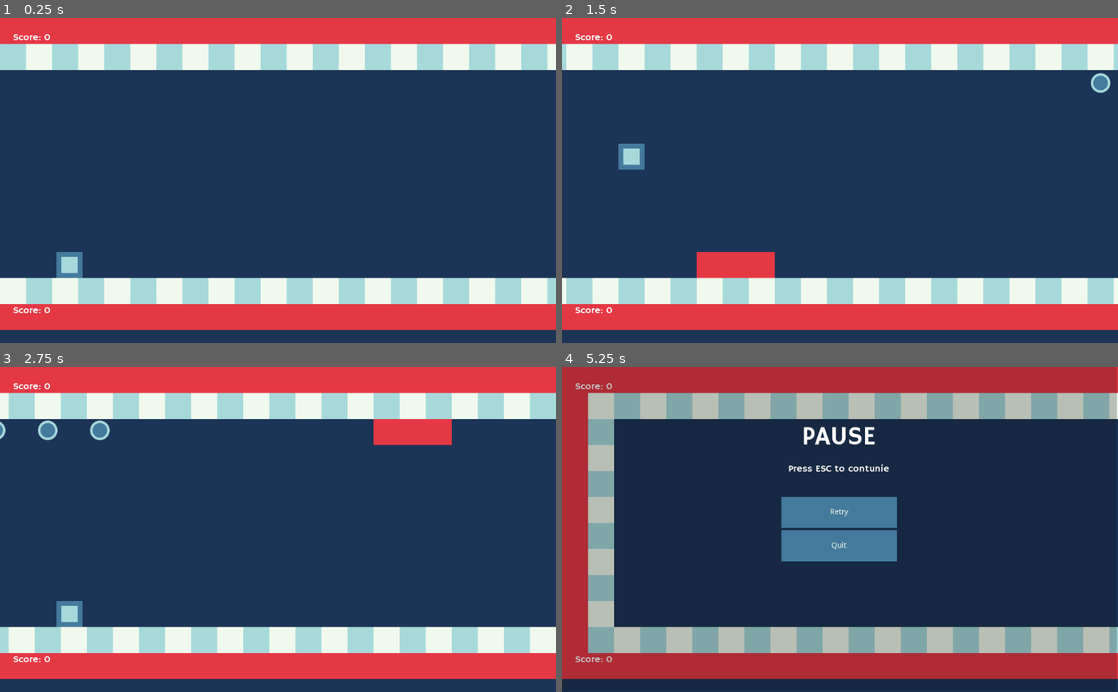
Above: before the commit, frames 1-4 (two rows, left to right).
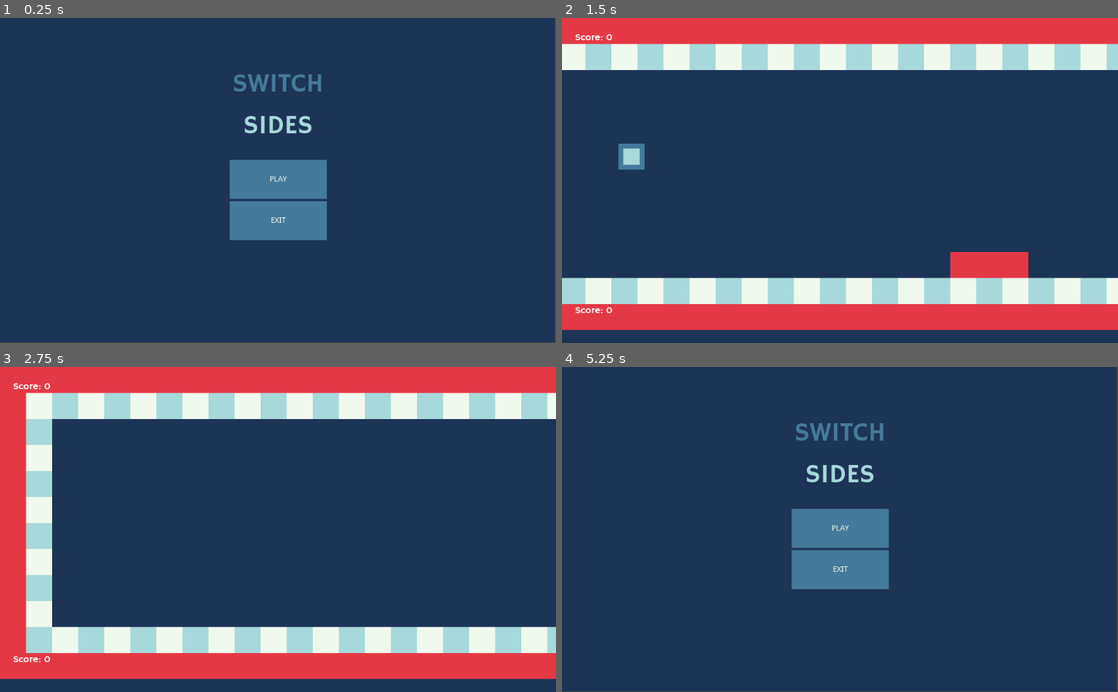
Above: after the commit, the same moments.

Repository: hardwin27/Switch-Sides
Game: Godot game, scene res://UserInterface/MainMenu.tscn
Two runs of this game, one before a commit and one after it. Both use one fixed random seed, a clock stepped at 60 frames per second and the inputs below. Before the commit the project starts from res://Stages/StageTutorial.tscn.
Inputs (mouse positions are in pixels of both pictures, inside the frame that each line leads up to):
- Up to frame 1 (0.25 s): no input
- Up to frame 2 (1.5 s): click (840, 180) at 0.5 s, where only the run after the commit has a clickable "PLAY"; hold Space (switch_sides) from 1.28 s (still down)
- Up to frame 3 (2.75 s): release Space (switch_sides) at 2.03 s; tap Space (switch_sides) at 2.1 s
- Up to frame 4 (5.25 s): hold Space (switch_sides) 2.78-3.53 s; tap Space (switch_sides) at 3.6 s; tap Enter at 4.25 s; hold Space (switch_sides) 4.28-5 s; tap Escape (pause) at 4.9 s; click (840, 571) at 5 s, where only the run after the commit has a clickable "Main Menu"

The runs differ from the first frame. In frame 1, 38% of the frame differs, in the area x 0-100%, y 0-100%; in frame 2, 7.1%; in frame 3, 14%; in frame 4, 43%.

Commit message:
Progress: Change QuitButton from InGameUi to MainMenuButton. MainMenuButton already functional. Add MainMenu with PlayButton and QuitButton that already functional

Diff:
--- a/UserInterface/InGameUi.gd
+++ b/UserInterface/InGameUi.gd
@@ -5,6 +5,9 @@
 onready var score_label_text = score_label_ceiling.text
 onready var scene_tree: = get_tree()
 onready var pause_menu: = $PauseMenu
+onready var main_menu_button: = $PauseMenu/Menu/MainMenu
+
+const main_menu: = "res://UserInterface/MainMenu.tscn"
 
 var paused: = false setget set_paused
 
@@ -16,6 +19,9 @@
 	if event.is_action_pressed("pause"):
 		self.paused = not paused
 
+func _on_QuitButton_pressed():
+	get_tree().change_scene(main_menu)
+	get_tree().paused = false
 
 func _on_RetryButton_pressed():
 	PlayerData.score = 0
--- a/UserInterface/InGameUi.tscn
+++ b/UserInterface/InGameUi.tscn
@@ -46,9 +46,9 @@
 anchor_left = 0.5
 anchor_right = 0.5
 margin_left = -86.0
-margin_top = 100.306
+margin_top = 163.006
 margin_right = 86.0
-margin_bottom = 161.306
+margin_bottom = 224.006
 text = "PAUSE"
 align = 1
 
@@ -56,9 +56,9 @@
 anchor_left = 0.5
 anchor_right = 0.5
 margin_left = -93.0
-margin_top = 177.285
+margin_top = 239.985
 margin_right = 93.0
-margin_bottom = 201.285
+margin_bottom = 263.985
 text = "Press ESC to contunie"
 align = 1
 
@@ -68,9 +68,9 @@
 anchor_right = 0.5
 anchor_bottom = 0.5
 margin_left = -106.5
-margin_top = -59.5
+margin_top = -13.9
 margin_right = 106.5
-margin_bottom = 59.5
+margin_bottom = 105.1
 __meta__ = {
 "_edit_use_anchors_": false
 }
@@ -85,14 +85,15 @@
 "_edit_use_anchors_": false
 }
 
-[node name="QuitButton" type="Button" parent="PauseMenu/Menu"]
+[node name="MainMenu" type="Button" parent="PauseMenu/Menu"]
 margin_top = 61.0
 margin_right = 213.0
 margin_bottom = 119.0
 size_flags_horizontal = 3
 size_flags_vertical = 3
-text = "Quit"
+text = "Main Menu"
 __meta__ = {
 "_edit_use_anchors_": false
 }
 [connection signal="pressed" from="PauseMenu/Menu/RetryButton" to="." method="_on_RetryButton_pressed"]
+[connection signal="pressed" from="PauseMenu/Menu/MainMenu" to="." method="_on_QuitButton_pressed"]
--- /dev/null
+++ b/UserInterface/MainMenu.gd
@@ -0,0 +1,16 @@
+tool
+extends Control
+
+onready var play_button: = $VBoxContainer/PlayButton
+onready var quit_button: = $VBoxContainer/PlayButton
+
+export(String, FILE) var next_scene_path: = ""
+
+func _on_PlayButton_pressed():
+	get_tree().change_scene(next_scene_path)
+
+func _on_QuitButton_pressed():
+	get_tree().quit()
+
+func _get_configuration_warning() -> String:
+	return "Error. No next_scene_path set yet" if next_scene_path == "" else ""
--- /dev/null
+++ b/UserInterface/MainMenu.tscn
@@ -0,0 +1,87 @@
+[gd_scene load_steps=4 format=2]
+
+[ext_resource path="res://assets/Font/TitleFont.tres" type="DynamicFont" id=1]
+[ext_resource path="res://assets/UiTheme.tres" type="Theme" id=2]
+[ext_resource path="res://UserInterface/MainMenu.gd" type="Script" id=3]
+
+[node name="MainMenu" type="Control"]
+anchor_right = 1.0
+anchor_bottom = 1.0
+theme = ExtResource( 2 )
+script = ExtResource( 3 )
+__meta__ = {
+"_edit_use_anchors_": false
+}
+next_scene_path = "res://Stages/StageTutorial.tscn"
+
+[node name="ColorRect" type="ColorRect" parent="."]
+anchor_right = 1.0
+anchor_bottom = 1.0
+margin_left = -2.33276
+margin_top = -1.16632
+margin_right = -2.33276
+margin_bottom = -1.16632
+color = Color( 0.113725, 0.207843, 0.341176, 1 )
+__meta__ = {
+"_edit_use_anchors_": false
+}
+
+[node name="TitleSwitch" type="Label" parent="."]
+anchor_left = 0.5
+anchor_right = 0.5
+margin_left = -84.0
+margin_top = 92.1417
+margin_right = 84.0
+margin_bottom = 153.142
+custom_fonts/font = ExtResource( 1 )
+custom_colors/font_color = Color( 0.270588, 0.482353, 0.615686, 1 )
+text = "SWITCH"
+align = 1
+__meta__ = {
+"_edit_use_anchors_": false
+}
+
+[node name="TitleSides" type="Label" parent="."]
+anchor_left = 0.5
+anchor_right = 0.5
+margin_left = -64.0
+margin_top = 169.121
+margin_right = 64.0
+margin_bottom = 230.121
+custom_fonts/font = ExtResource( 1 )
+custom_colors/font_color = Color( 0.658824, 0.854902, 0.862745, 1 )
+text = "SIDES"
+align = 1
+__meta__ = {
+"_edit_use_anchors_": false
+}
+
+[node name="VBoxContainer" type="VBoxContainer" parent="."]
+anchor_left = 0.5
+anchor_top = 0.5
+anchor_right = 0.5
+anchor_bottom = 0.5
+margin_left = -89.5
+margin_top = -37.8431
+margin_right = 89.5
+margin_bottom = 110.157
+__meta__ = {
+"_edit_use_anchors_": false
+}
+
+[node name="PlayButton" type="Button" parent="VBoxContainer"]
+margin_right = 179.0
+margin_bottom = 72.0
+size_flags_horizontal = 3
+size_flags_vertical = 3
+text = "PLAY"
+
+[node name="QuitButton" type="Button" parent="VBoxContainer"]
+margin_top = 76.0
+margin_right = 179.0
+margin_bottom = 148.0
+size_flags_horizontal = 3
+size_flags_vertical = 3
+text = "EXIT"
+[connection signal="pressed" from="VBoxContainer/PlayButton" to="." method="_on_PlayButton_pressed"]
+[connection signal="pressed" from="VBoxContainer/QuitButton" to="." method="_on_QuitButton_pressed"]
--- a/assets/UiTheme.tres
+++ b/assets/UiTheme.tres
@@ -2,13 +2,13 @@
 
 [ext_resource path="res://assets/Font/HammersmithOne-Regular.ttf" type="DynamicFontData" id=1]
 
+[sub_resource type="StyleBoxFlat" id=1]
+bg_color = Color( 0.270588, 0.482353, 0.615686, 1 )
+
 [sub_resource type="StyleBoxFlat" id=2]
 bg_color = Color( 0.270588, 0.482353, 0.615686, 1 )
 
-[sub_resource type="StyleBoxFlat" id=3]
-bg_color = Color( 0.270588, 0.482353, 0.615686, 1 )
-
-[sub_resource type="DynamicFont" id=1]
+[sub_resource type="DynamicFont" id=3]
 size = 18
 font_data = ExtResource( 1 )
 
--- a/project.godot
+++ b/project.godot
@@ -16,7 +16,7 @@
 [application]
 
 config/name="Switching Sides"
-run/main_scene="res://Stages/StageTutorial.tscn"
+run/main_scene="res://UserInterface/MainMenu.tscn"
 config/icon="res://icon.png"
 
 [autoload]
Not shown: 2 places in assets/UiTheme.tres that only renumber resources
